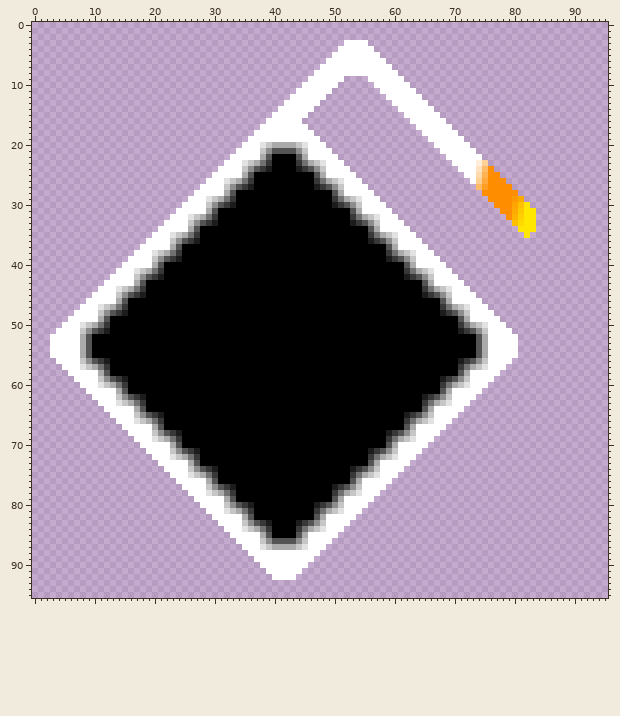
A sprite sheet gets an edit: Jarrett/CloneChimera/Assets/Chimera/Sprites/Bomb.png. Above is the file before it was changed.
The file is 96x96 pixels. Colours within 5 levels of each other are drawn and written as one.
After:
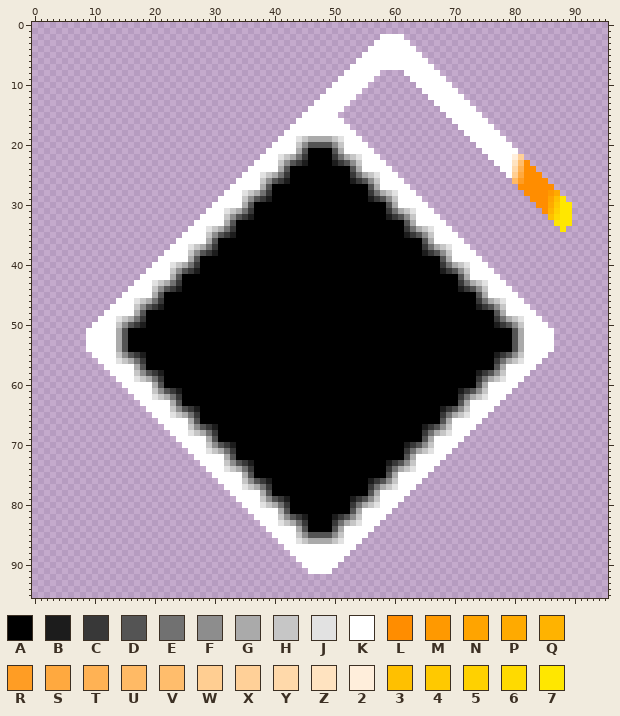
Palette (. is transparent): A #000000  B #1c1c1c  C #383838  D #545454  E #717171  F #8d8d8d  G #aaaaaa  H #c6c6c6  J #e2e2e2  K #ffffff  L #ff8d00  M #ff9900  N #ffa400  P #ffaa00  Q #ffb300  R #ff9d24  S #ffa93f  T #ffb254  U #ffba65  V #ffbd6c  W #ffce92  X #ffd098  Y #ffd9aa  Z #ffe3c0  2 #ffeedb  3 #ffc000  4 #ffc900  5 #ffd100  6 #ffda00  7 #ffe700
From old to new:
Changed rows in their new state; - is an unchanged pixel.
first column x 3:
 2 -------------------------------------------------------KKKK----------------------------
 3 -------------------------------------------------....-KKKKKK---------------------------
 4 ------------------------------------------------.....-KKKKKKK--------------------------
 5 -----------------------------------------------.....---KKKKKKK-------------------------
 6 ----------------------------------------------.....-----KKKKKKK------------------------
 7 ---------------------------------------------.....-------KKKKKKK-----------------------
 8 --------------------------------------------.....------...-KKKKKK----------------------
 9 -------------------------------------------.....-KKKK-.....-KKKKKK---------------------
10 ------------------------------------------.....-KKKKK-......-KKKKKK--------------------
11 -----------------------------------------.....-KKKKK---......-KKKKKK-------------------
12 ----------------------------------------.....-KKKKK-----......-KKKKKK------------------
13 ---------------------------------------.....-KKKKK-------......-KKKKKK-----------------
14 --------------------------------------.....-KKKKK---------......-KKKKKK----------------
15 -------------------------------------.....-KKKKK-----------......-KKKKKK---------------
16 ------------------------------------.....-KKKKKKK-----------......-KKKKKK--------------
17 -----------------------------------.....---KKKKKKK-----------......-KKKKKK-------------
18 ----------------------------------.....-----KKKKKKK-----------......-KKKKKK------------
19 ---------------------------------.....---JHGGGGHJKKK-----------......-KKKKKK-----------
20 --------------------------------.....KKKK-FDDDDFHKKKK-----------......-KKKKKK----------
21 -------------------------------.....KKKKKGDAAAADGKKKKK-----------......-KKKKKK---------
22 ------------------------------.....KKKJHGECAAAACEGHJKKK-----------......-KKKK2X--------
23 -----------------------------.....KKKKHFD-BAAAABCDFHKKKK-----------......-KKKZVL-------
24 ----------------------------.....KKKKKGD-AAAAAAAAADGKKKKK-----------......-KKYTLL------
25 ---------------------------.....KKKJHGEC----AAAAAACEGHJKKK-----------......-KWSLLL-----
26 --------------------------.....KKKKHFDCB----AAAAAABCDFHKKKK-----------......-URLLLL----
27 -------------------------.....KKKKKGD-------AAAAAAAAADGKKKKK-----------......-LLLLLL---
28 ------------------------.....KKKJHGEC----------AAAAAACEGHJKKK-----------......-LLLLMP--
29 -----------------------.....KKKKHFDCB----------AAAAAABCDFHKKKK-----------......-LLLN37-
30 ----------------------.....KKKKKGD-------------AAAAAAAAADGKKKKK-----------......-LLP477
31 ---------------------.....KKKJHGEC----------------AAAAAACEGHJKKK-----------......-LQ577
32 --------------------.....KKKKHFDCB----------------AAAAAABCDFHKKKK-----------.....--3677
33 -------------------.....KKKKKGD-------------------AAAAAAAAADGKKKKK-----------....---777
34 ------------------.....KKKJHGEC----------------------AAAAAACEGHJKKK-----------...----7-
35 -----------------.....KKKKHFDCB----------------------AAAAAABCDFHKKKK-----------.-------
36 ----------------.....KKKKKGD-------------------------AAAAAAAAADGKKKKK------------------
37 ---------------.....KKKJHGEC----------------------------AAAAAACEGHJKKK-----------------
38 --------------.....KKKKHFDCB----------------------------AAAAAABCDFHKKKK----------------
39 -------------.....KKKKKGD-------------------------------AAAAAAAAADGKKKKK---------------
40 ------------.....KKKJHGEC----------------------------------AAAAAACEGHJKKK--------------
41 -----------.....KKKKHFDCB----------------------------------AAAAAABCDFHKKKK-------------
42 ----------.....KKKKKGD-------------------------------------AAAAAAAAADGKKKKK------------
43 ---------.....KKKJHGEC----------------------------------------AAAAAACEGHJKKK-----------
44 --------.....KKKKHFDCB----------------------------------------AAAAAABCDFHKKKK----------
45 -------.....KKKKKGD-------------------------------------------AAAAAAAAADGKKKKK---------
46 ------.....KKKJHGEC----------------------------------------------AAAAAACEGHJKKK--------
47 -----.....KKKKHFDCB----------------------------------------------AAAAAABCDFHKKKK-------
48 ----.....KKKKKGD-------------------------------------------------AAAAAAAAADGKKKKK------
49 ---.....KKKJHGEC----------------------------------------------------AAAAAACEGHJKKK-----
50 --.....KKKKHFDCB----------------------------------------------------AAAAAABCDFHKKKK----
51 -.....KKKKKGD-------------------------------------------------------AAAAAAAAADGKKKKK---
52 ......KKKKKGD----------------------------------------------------------AAAAAADGKKKKK---
53 ......KKKKKGD----------------------------------------------------------AAAAAADGKKKKK---
54 ......KKKKKGD----------------------------------------------------------AAAAAADGKKKKK---
55 .......KKKKHFDCB-------------------------------------------------------AAABCDFHKKKK----
56 -.......KKKJHGEC----------------------------------------------------AAAAAACEGHJKKK-----
57 --.......KKKKKGD----------------------------------------------------AAAAAADGKKKKK------
58 ---.......KKKKHFDCB-------------------------------------------------AAABCDFHKKKK-------
59 ----.......KKKJHGEC----------------------------------------------AAAAAACEGHJKKK--------
60 -----.......KKKKKGD----------------------------------------------AAAAAADGKKKKK---------
61 ------.......KKKKHFDCB-------------------------------------------AAABCDFHKKKK----------
62 -------.......KKKJHGEC----------------------------------------AAAAAACEGHJKKK-----------
63 --------.......KKKKKGD----------------------------------------AAAAAADGKKKKK------------
64 ---------.......KKKKHFDCB-------------------------------------AAABCDFHKKKK-------------
65 ----------.......KKKJHGEC----------------------------------AAAAAACEGHJKKK--------------
66 -----------.......KKKKKGD----------------------------------AAAAAADGKKKKK---------------
67 ------------.......KKKKHFDCB-------------------------------AAABCDFHKKKK----------------
68 -------------.......KKKJHGEC----------------------------AAAAAACEGHJKKK-----------------
69 --------------.......KKKKKGD----------------------------AAAAAADGKKKKK------------------
70 ---------------.......KKKKHFDCB-------------------------AAABCDFHKKKK-------------------
71 ----------------.......KKKJHGEC----------------------AAAAAACEGHJKKK--------------------
72 -----------------.......KKKKKGD----------------------AAAAAADGKKKKK---------------------
73 ------------------.......KKKKHFDCB-------------------AAABCDFHKKKK----------------------
74 -------------------.......KKKJHGEC----------------AAAAAACEGHJKKK-----------------------
75 --------------------.......KKKKKGD----------------AAAAAADGKKKKK------------------------
76 ---------------------.......KKKKHFDCB-------------AAABCDFHKKKK-------------------------
77 ----------------------.......KKKJHGEC----------AAAAAACEGHJKKK--------------------------
78 -----------------------.......KKKKKGD----------AAAAAADGKKKKK---------------------------
79 ------------------------.......KKKKHFDCB-------AAABCDFHKKKK----------------------------
80 -------------------------.......KKKJHGEC----AAAAAACEGHJKKK-----------------------------
81 --------------------------.......KKKKKGD----AAAAAADGKKKKK------------------------------
82 ---------------------------.......KKKKHFDCB-AAABCDFHKKKK-------------------------------
83 ----------------------------.......KKKJHGE-AAAACEGHJKKK--------------------------------
84 -----------------------------.......KKKKKGDAAAADGKKKKK---------------------------------
85 ------------------------------.......KKKKHFDDDDFHKKKK----------------------------------
86 -------------------------------.......KKKJ-GGGGHJKKK-----------------------------------
87 --------------------------------.......KKKK---KKKKK------------------------------------
88 ---------------------------------.......-----KKKKK-------------------------------------
89 ----------------------------------.......---KKKKK--------------------------------------
90 -----------------------------------.......-KKKKK---------------------------------------
91 ------------------------------------......-KKKK----------------------------------------
92 -------------------------------------....----------------------------------------------
Changed places in both pictures, as pixel boxes (x1, y1, x2, y2):
changed: (50, 34, 572, 580)
